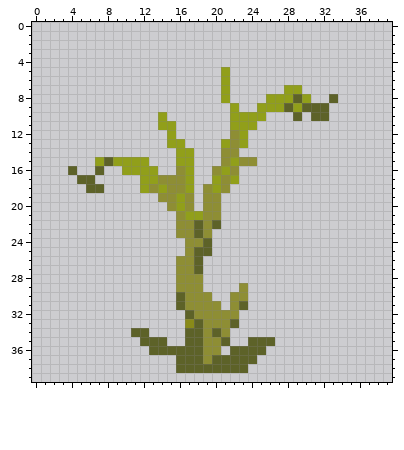
Pixel-art sprite -- Sprites/Environment/Flora/CottonBush.png. Above: the version before the commit.
The file is 40x40 pixels.
Once edited:
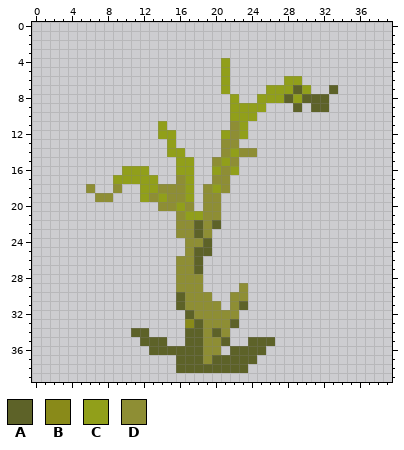
Palette (. is transparent): A #5d6228  B #898a19  C #919f1a  D #8e8e34
From the commit log: Made cotton grow on the plant
Difference:
There is now colour A in row 7 at x 33; in row 8 at x 31 to 32.
The edit turns colour C into colour A in row 7 at x 29; in row 8 at x 28 and 30; in row 9 at x 29.
There is now colour C in row 4 at x 21; in row 6 at x 28 to 29; in row 7 at x 26 to 27 and 30; in row 8 at x 22 and 25; in row 9 at x 23 to 24; in row 12 at x 14 and 21.
There is now colour C in row 14 at x 15; in row 17 at x 9 to 11; in row 19 at x 12.
The edit turns colour A into colour C in row 8 at x 29.
The edit turns colour D into colour C in row 14 at x 22; in row 15 at x 21; in row 16 at x 16, 20 and 22; in row 18 at x 13; in row 19 at x 14 and 17.
There is now colour D in row 14 at x 23 to 24; in row 15 at x 20; in row 18 at x 9; in row 19 at x 7 to 8 and 13; in row 20 at x 14.
The edit turns colour A into colour D in row 18 at x 6.
The edit turns colour C into colour D in row 11 at x 22; in row 13 at x 21; in row 15 at x 22; in row 16 at x 21; in row 17 at x 20; in row 18 at x 14.
The edit turns colour C into colour D in row 19 at x 16.
Colour A is removed in row 8 at x 33; in row 9 at x 28 and 30; in row 10 at x 29 and 31 to 32; in row 15 at x 8; in row 16 at x 4 and 7; in row 17 at x 5 to 6.
Colour A is removed in row 18 at x 7.
Colour C is removed in row 8 at x 21; in row 9 at x 26 to 27; in row 10 at x 14 and 25; in row 11 at x 15 and 24; in row 13 at x 16 and 23; in row 14 at x 17.
Colour C is removed in row 15 at x 7 and 9 to 12; in row 16 at x 13; in row 17 at x 22.
Colour D is removed in row 15 at x 23 to 24; in row 17 at x 14 to 15.
